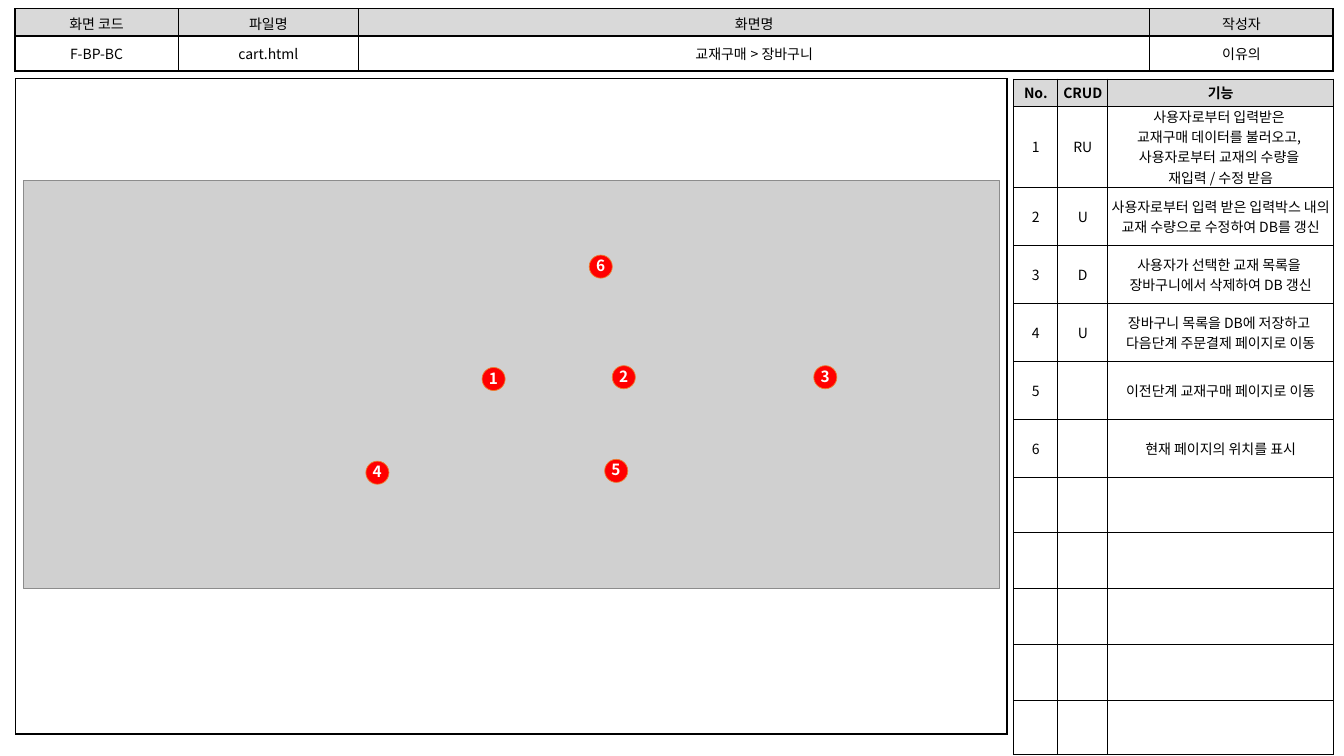
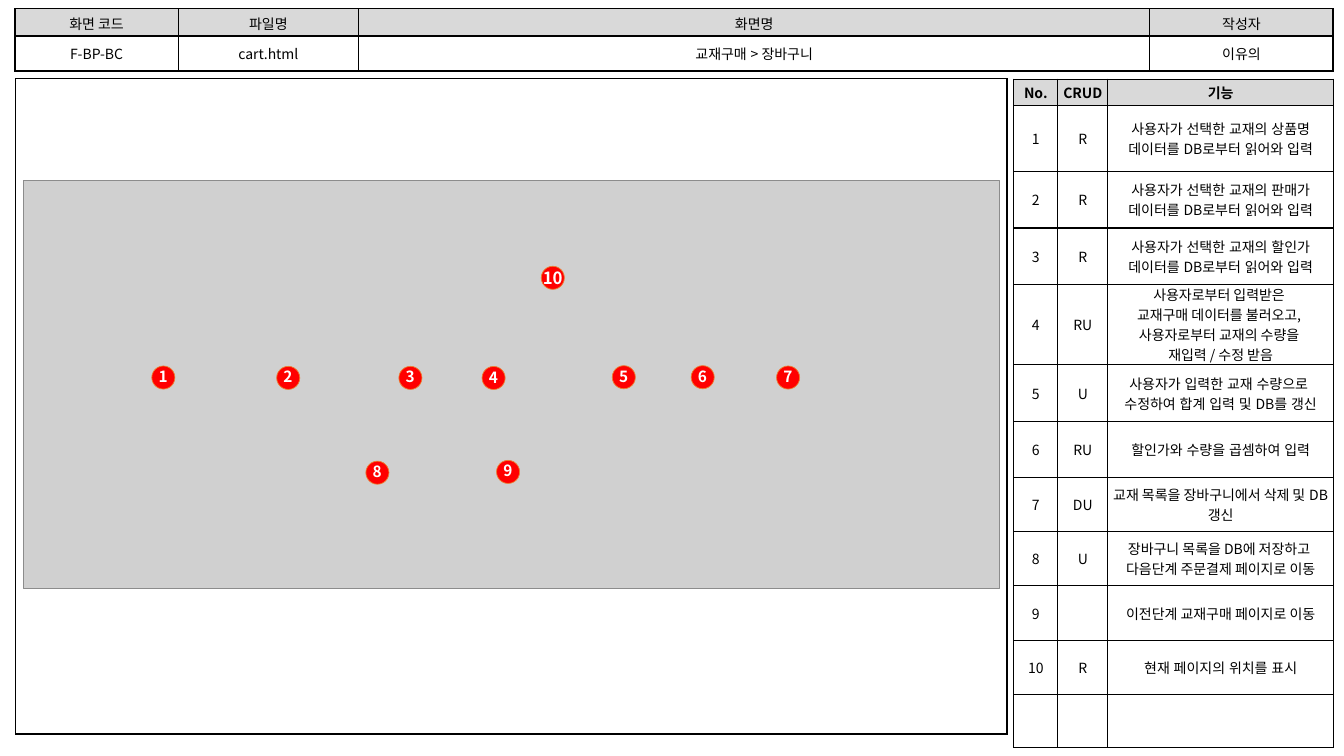
Before and after one commit to index506/cosmo6th_3thGroup, a slide deck: slide 2 of Text/02.화면설계도/3th_Project_화면 설계도(이유의).pptx. Drawn at 1344x756 pixels with LibreOffice and Linux fonts; fonts in the diff are those of the drawing; grey boxes stand for pictures. Boxes give left, top, right and bottom in pixels: in the first picture for what was removed or moved away, otherwise in the second. Text is boxed around its words. In the diff, an @@ line names an element or a change of style, - is before the commit and + after.

```diff
--- a/Text/02.화면설계도/3th_Project_화면 설계도(이유의).pptx
+++ b/Text/02.화면설계도/3th_Project_화면 설계도(이유의).pptx
@@ table at bbox=[1014, 80, 1335, 735] @@
-row 2: 1 | RU | 사용자로부터 입력받은 / 교재구매 데이터를 불러오고, / 사용자로부터 교재의 수량을 / 재입력 / 수정 받음
-row 3: 2 | U | 사용자로부터 입력 받은 입력박스 내의 교재 수량으로 수정하여 DB를 갱신
-row 4: 3 | D | 사용자가 선택한 교재 목록을 / 장바구니에서 삭제하여 DB 갱신
-row 5: 4 | U | 장바구니 목록을 DB에 저장하고 / 다음단계 주문결제 페이지로 이동
-row 6: 5 |  | 이전단계 교재구매 페이지로 이동
-row 7: 6 |  | 현재 페이지의 위치를 표시
+row 2: 1 | R | 사용자가 선택한 교재의 상품명 데이터를 DB로부터 읽어와 입력
+row 3: 2 | R | 사용자가 선택한 교재의 판매가 데이터를 DB로부터 읽어와 입력
+row 4: 3 | R | 사용자가 선택한 교재의 할인가 데이터를 DB로부터 읽어와 입력
+row 5: 4 | RU | 사용자로부터 입력받은 / 교재구매 데이터를 불러오고, / 사용자로부터 교재의 수량을 / 재입력 / 수정 받음
+row 6: 5 | U | 사용자가 입력한 교재 수량으로 / 수정하여 합계 입력 및 DB를 갱신
+row 7: 6 | RU | 할인가와 수량을 곱셈하여 입력
+row 8: 7 | DU | 교재 목록을 장바구니에서 삭제 및 DB갱신
+row 9: 8 | U | 장바구니 목록을 DB에 저장하고 / 다음단계 주문결제 페이지로 이동
+row 10: 9 |  | 이전단계 교재구매 페이지로 이동
+row 11: 10 | R | 현재 페이지의 위치를 표시
-row 9:  |  | 
-row 10:  |  | 
-row 11:  |  | 
-row 12:  |  | 
@@ ellipse added at bbox=[541, 266, 565, 289], fill #FF0000, outline #ED7D31 0.5 pt @@
@@ text added at bbox=[543, 267, 563, 289], 12 pt, text #FFFFFF, bold @@
+10
@@ ellipse added at bbox=[152, 366, 175, 389], fill #FF0000, outline #ED7D31 0.5 pt @@
@@ text added at bbox=[159, 370, 168, 382], 11 pt, text #FFFFFF, bold @@
+1
@@ text "2": place and size @@
-text "2" at bbox=[619, 366, 628, 382]
+text "2" at bbox=[283, 367, 292, 382]
@@ ellipse added at bbox=[277, 366, 300, 389], fill #FF0000, outline #ED7D31 0.5 pt @@
@@ text "3": place and size @@
-text "3" at bbox=[821, 366, 830, 382]
+text "3" at bbox=[406, 367, 415, 382]
@@ ellipse added at bbox=[399, 366, 422, 389], fill #FF0000, outline #ED7D31 0.5 pt @@
@@ text at bbox=[489, 367, 498, 383]: text changed @@
-1
+4
@@ text "5": place and size @@
-text "5" at bbox=[611, 460, 620, 475]
+text "5" at bbox=[619, 366, 628, 382]
@@ text "6": place and size @@
-text "6" at bbox=[596, 256, 605, 271]
+text "6" at bbox=[698, 366, 707, 382]
@@ ellipse: place and size @@
-ellipse at bbox=[814, 366, 837, 389]
+ellipse at bbox=[692, 366, 715, 389]
@@ ellipse: place and size @@
-ellipse at bbox=[590, 255, 613, 278]
+ellipse at bbox=[776, 366, 800, 389]
@@ text added at bbox=[783, 367, 792, 382], 11 pt, text #FFFFFF, bold @@
+7
@@ text at bbox=[373, 462, 382, 477]: text changed @@
-4
+8
@@ ellipse: place and size @@
-ellipse at bbox=[605, 460, 628, 483]
+ellipse at bbox=[497, 461, 520, 484]
@@ text added at bbox=[503, 461, 512, 476], 11 pt, text #FFFFFF, bold @@
+9
```
Also in this commit, not shown: 2 other slides changed, 1 other file.
